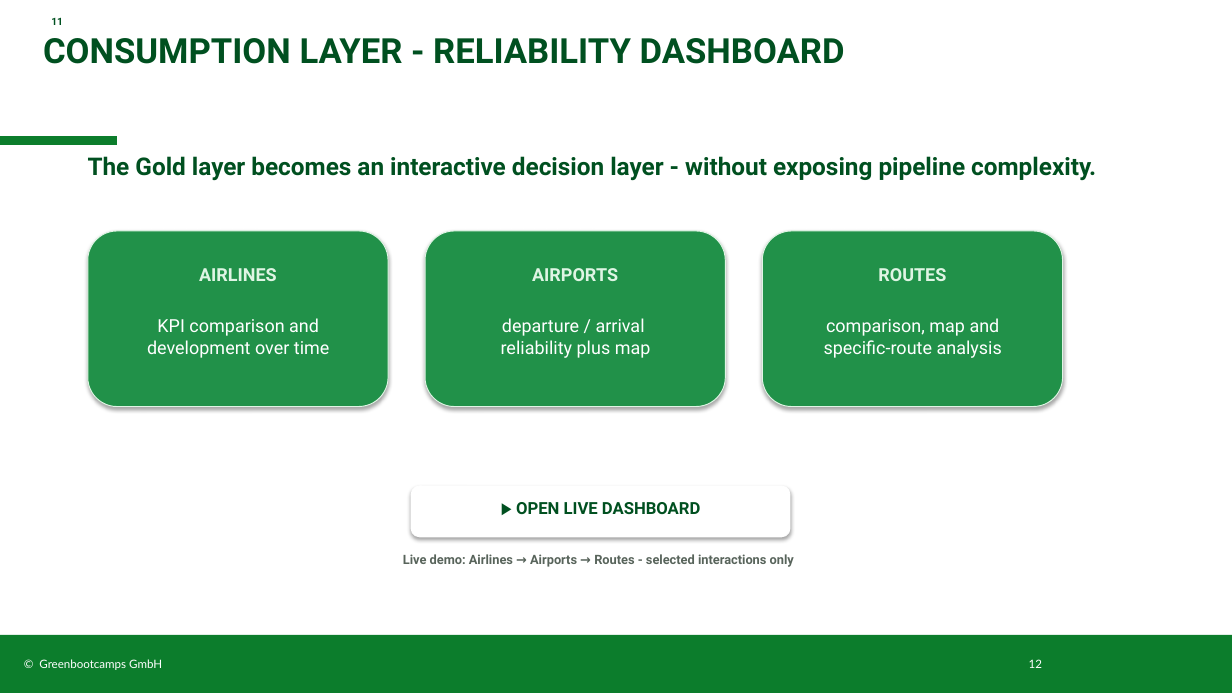
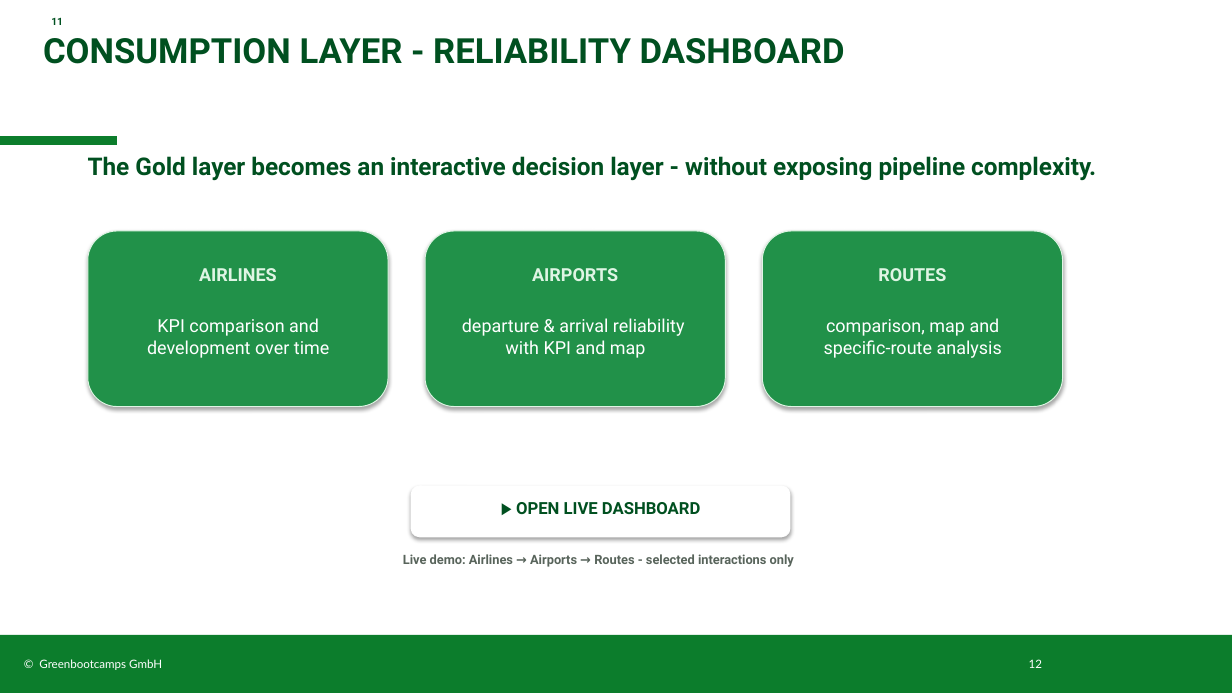
Before and after one commit to Peter-SQL/airline-operations-pipeline, a slide deck: slide 12 of docs/Airline_Reliability_PB.pptx. Drawn at 1232x693 pixels with LibreOffice and Linux fonts; fonts in the diff are those of the drawing; background and template pictures are left out. Boxes give left, top, right and bottom in pixels: in the first picture for what was removed or moved away, otherwise in the second. Text is boxed around its words. In the diff, an @@ line names an element or a change of style, - is before the commit and + after.

```diff
--- a/docs/Airline_Reliability_PB.pptx
+++ b/docs/Airline_Reliability_PB.pptx
@@ text at (x1=462, y1=318, x2=685, y2=358): text changed @@
-departure / arrival
-reliability plus map
+departure & arrival reliability
+with KPI and map
```
Also in this commit, not shown: 2 other slides changed, 1 slide added, 1 slide removed, 5 other files.
